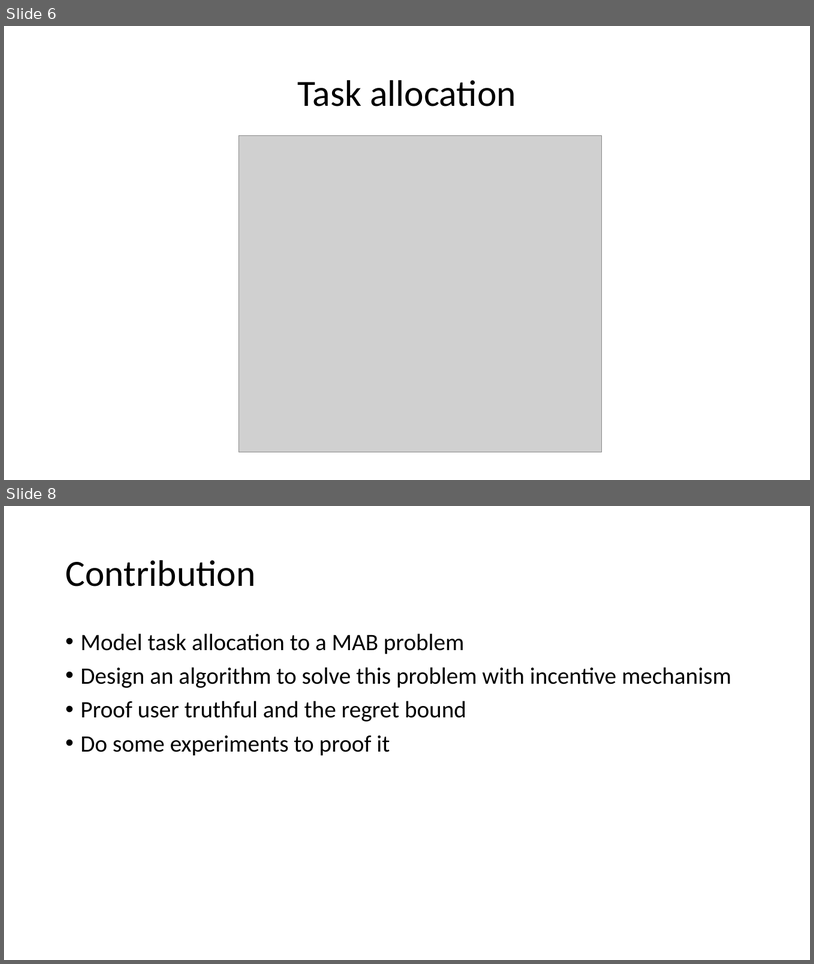
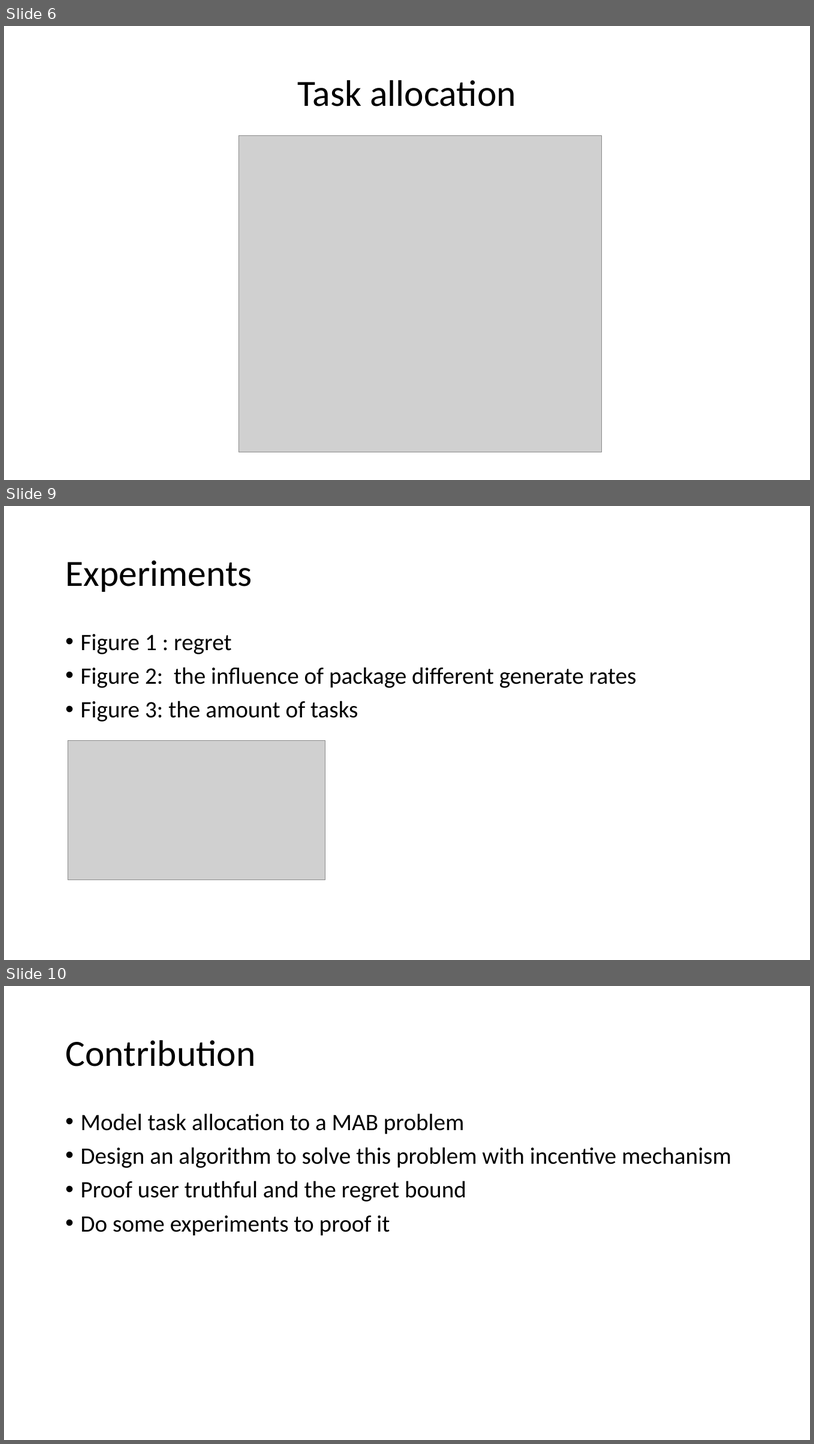
Before and after one commit to lemondy/MABPaper, a slide deck: paper/MAB_TA.pptx. Shown one above the other, each under a label of ours: slides 6 and 8 before the commit, slides 6, 9 and 10 after it; the slides between them are not shown. The pictures are 814x964 and 814x1444 pixels, drawn with LibreOffice and Linux fonts; fonts in the diff are those of the drawing; grey boxes stand for pictures. Boxes give left, top, right and bottom in pixels: in the first picture for what was removed or moved away, otherwise in the second. Text is boxed around its words. In the diff, an @@ line names an element or a change of style, - is before the commit and + after.

```diff
--- a/paper/MAB_TA.pptx
+++ b/paper/MAB_TA.pptx
@@ slide 9 added at (4,506,810,960), background #FFFFFF @@
@@ title added at (65,560,252,592), 44 pt, text #000000 @@
+Experiments
@@ text added at (81,634,637,721), 28 pt, text #000000 @@
+• Figure 1 : regret
+• Figure 2: the influence of package different generate rates
+• Figure 3: the amount of tasks
@@ picture added at (68,741,325,880) @@
@@ what was slide 8 is now slide 10 @@
```
Also in this commit, not shown: 1 slide changed, 1 other slide added, 3 other files.
